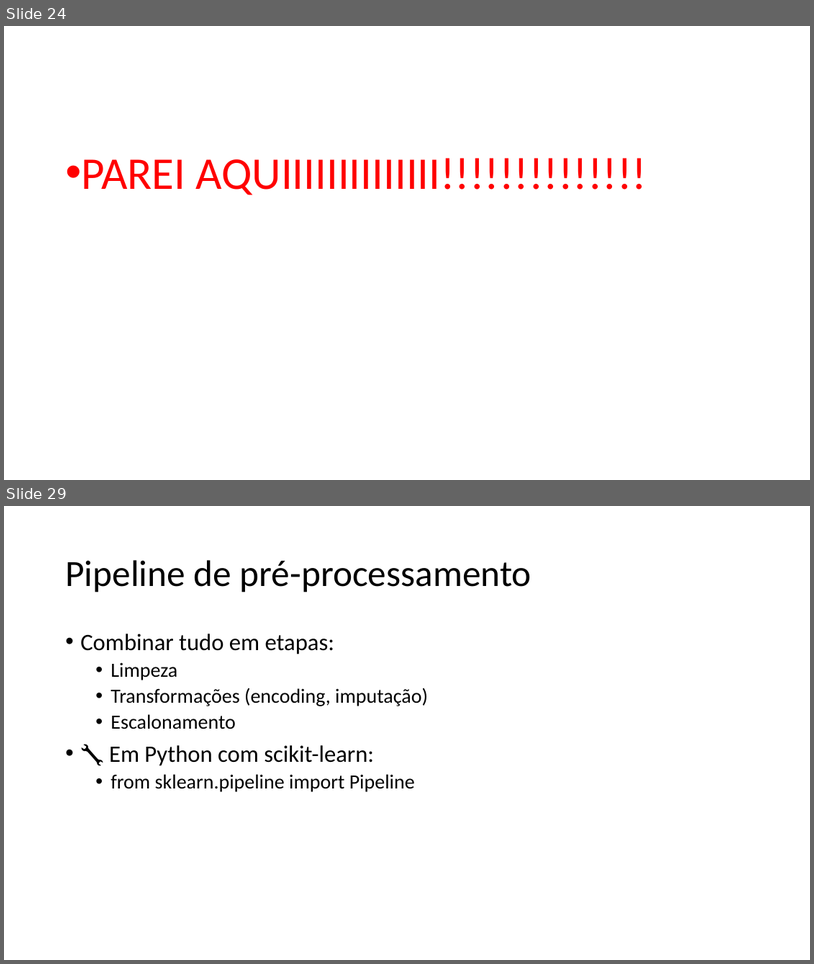
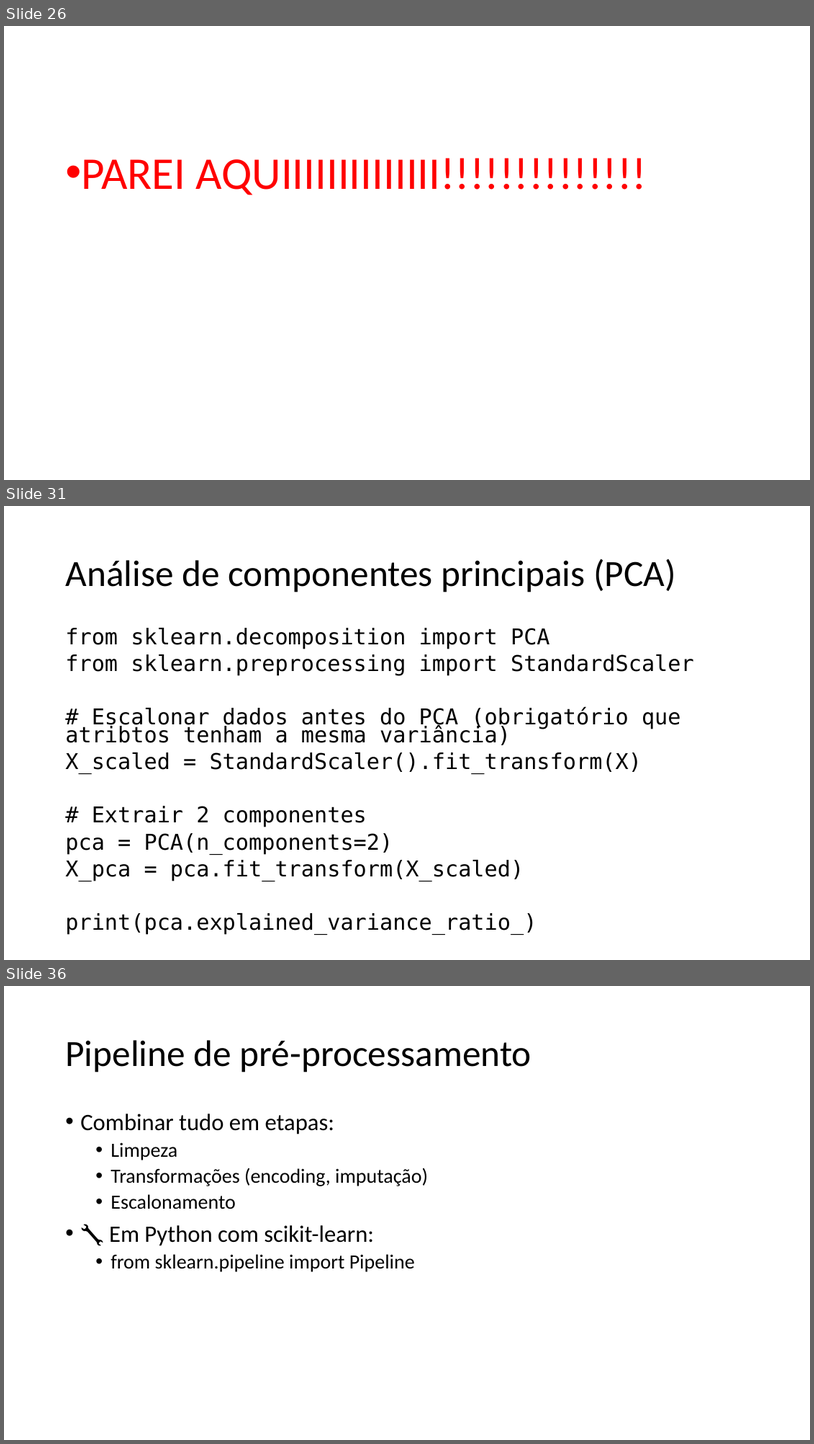
Before and after one commit to zz4fap/c24_inteligencia_artificial, a slide deck: slides/C24_Transformações.pptx. Shown one above the other, each under a label of ours: slides 24 and 29 before the commit, slides 26, 31 and 36 after it; the slides between them are not shown. The pictures are 814x964 and 814x1444 pixels, drawn with LibreOffice and Linux fonts; fonts in the diff are those of the drawing. Boxes give left, top, right and bottom in pixels: in the first picture for what was removed or moved away, otherwise in the second. Text is boxed around its words. In the diff, an @@ line names an element or a change of style, - is before the commit and + after.

```diff
--- a/slides/C24_Transformações.pptx
+++ b/slides/C24_Transformações.pptx
@@ slide 31 added at <box>4,506,810,960</box>, background #FFFFFF @@
@@ title added at <box>65,559,676,592</box>, 44 pt, text #000000 @@
+Análise de componentes principais (PCA)
@@ text added at <box>65,628,694,934</box>, 25.9 pt, text #000000 @@
+from sklearn.decomposition import PCA
+from sklearn.preprocessing import StandardScaler
+# Escalonar dados antes do PCA (obrigatório que atribtos tenham a mesma variância)
+X_scaled = StandardScaler().fit_transform(X)
+# Extrair 2 componentes
+pca = PCA(n_components=2)
+X_pca = pca.fit_transform(X_scaled)
+print(pca.explained_variance_ratio_)
@@ what was slide 24 is now slide 26 @@
@@ what was slide 29 is now slide 36 @@
```
Also in this commit, not shown: 2 slides changed, 8 other slides added, 2 slides removed.
